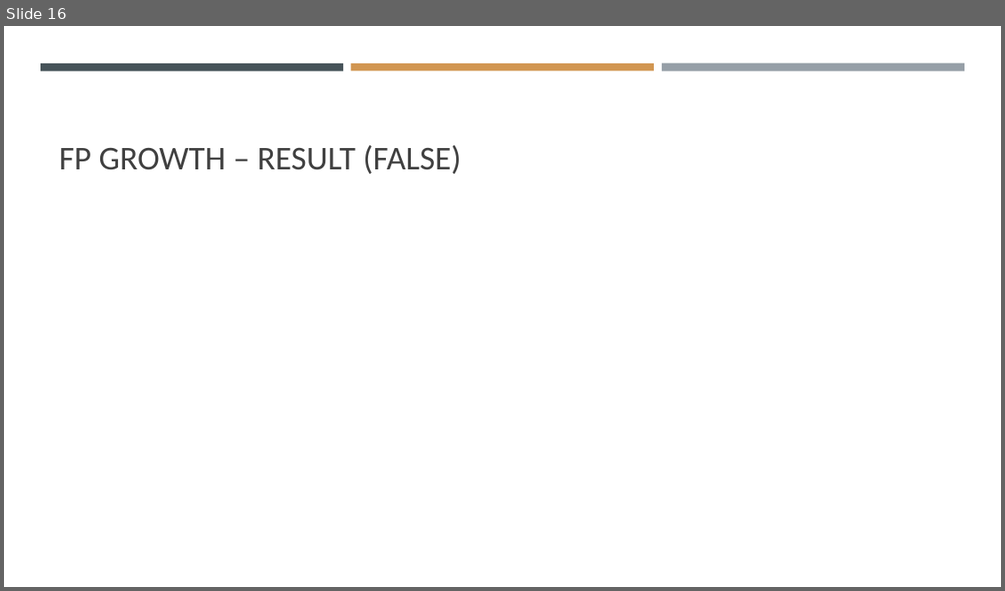
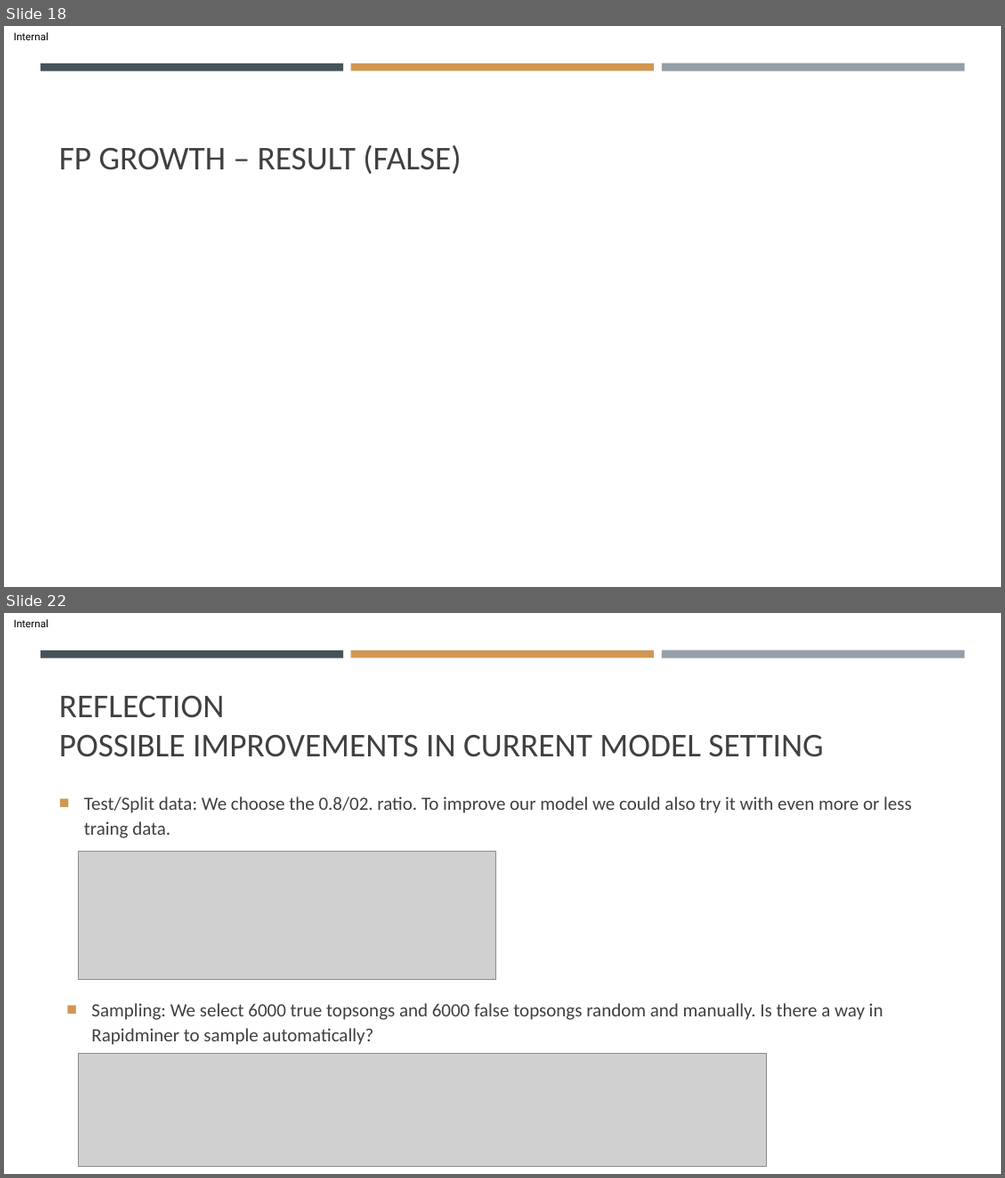
Before and after one commit to SvenWeiss-HDM/Classification, a slide deck: HDM Data Science v0226.pptx. Shown one above the other, each under a label of ours: slide 16 before the commit, slides 18 and 22 after it; the slides between them are not shown. The pictures are 1005x591 and 1005x1178 pixels, drawn with LibreOffice and Linux fonts; fonts in the diff are those of the drawing; grey boxes stand for pictures. Boxes give left, top, right and bottom in pixels: in the first picture for what was removed or moved away, otherwise in the second. Text is boxed around its words. In the diff, an @@ line names an element or a change of style, - is before the commit and + after.

Commit message:
Update HDM Data Science v0226.pptx
add Reflection to PPT

```diff
--- a/HDM Data Science v0226.pptx
+++ b/HDM Data Science v0226.pptx
@@ slide 22 added at (4,613,1001,1174), background #FFFFFF; not listed: 4 template elements that a slide beside it also shows @@
@@ title added at (59,696,823,757), 32 pt, text #404040 @@
+REFLECTION
+POSSIBLE IMPROVEMENTS IN CURRENT MODEL SETTING
@@ text added at (84,796,912,838), 18 pt, text #404040 @@
+■ Test/Split data: We choose the 0.8/02. ratio. To improve our model we could also try it with even more or less traing data.
@@ picture added at (78,851,495,980) @@
@@ text added at (91,1003,883,1045), 18 pt, text #404040 @@
+■ Sampling: We select 6000 true topsongs and 6000 false topsongs random and manually. Is there a way in Rapidminer to sample automatically?
@@ picture added at (78,1053,766,1166) @@
@@ what was slide 16 is now slide 18 @@
@@ slide 18 changed as well @@
@@ text added at (14,32,48,40), 10 pt, text #000000 @@
+Internal
```
Also in this commit, not shown: 15 other slides changed, 6 other slides added.
